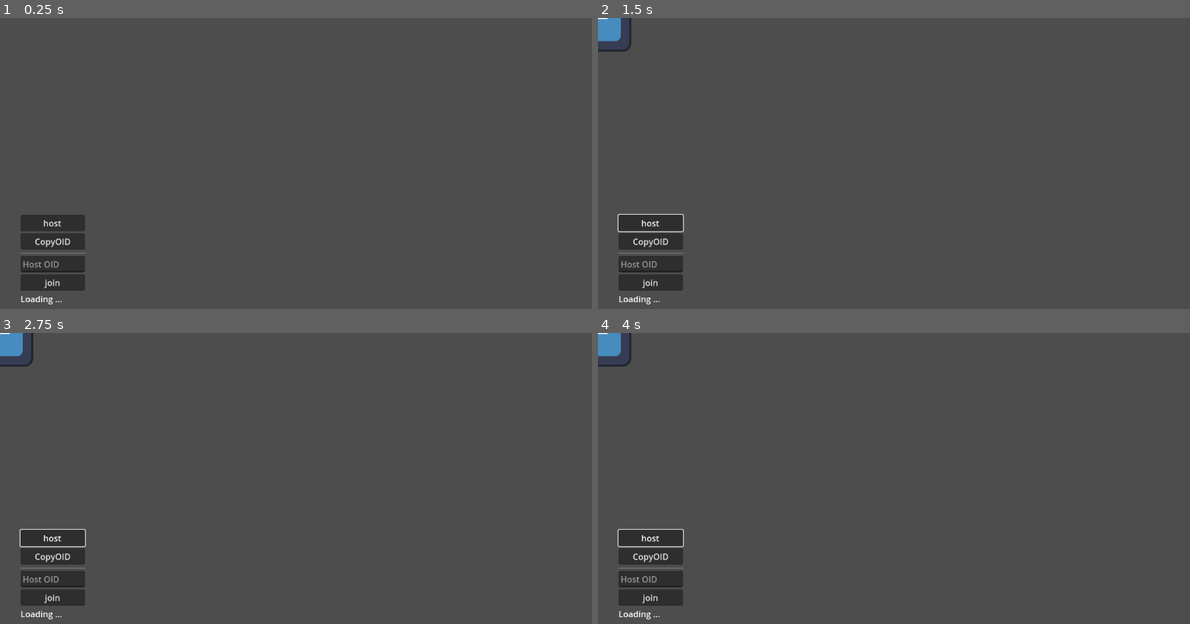
Above: before the commit, frames 1-4 (two rows, left to right).
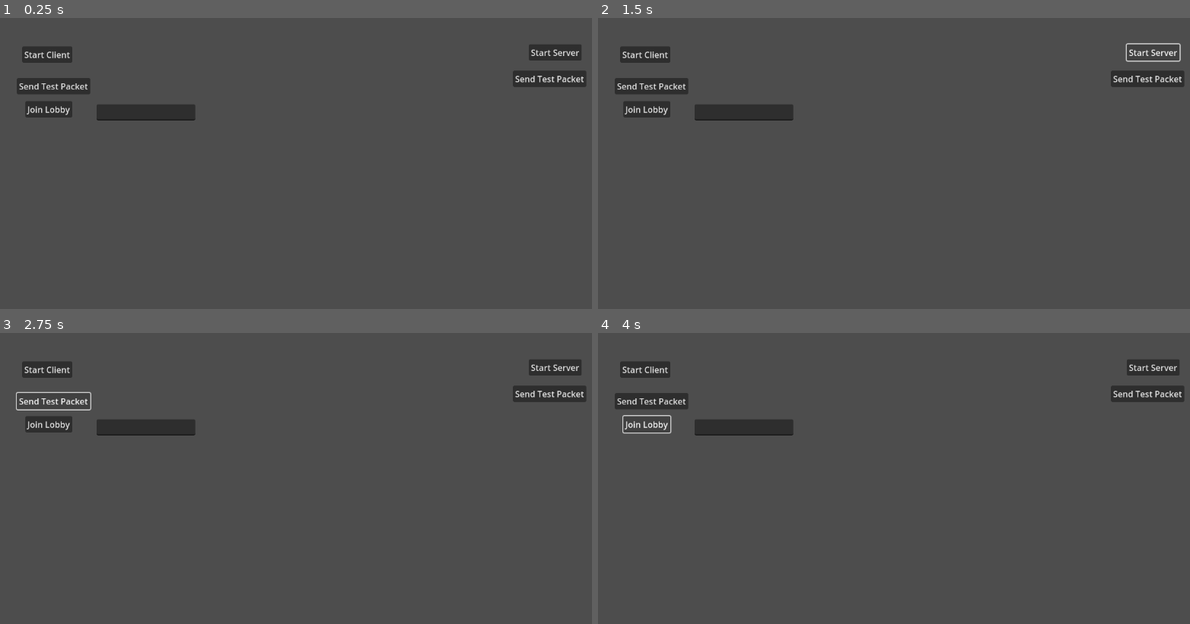
Above: after the commit, the same moments.

Repository: williamsokol/godot-webrtc-lobby-demo
Game: Godot game, scene res://control.tscn
The game is run twice, just before and just after one commit, with the same random seed, the same clock (stepped at 60 frames per second) and the same inputs. Before the commit the project starts from res://multiplayer_test.tscn. The engine's default icon, where the game draws it, is replaced by a stand-in: a white triangle on a blue panel in a dark square.
Inputs (mouse positions are in pixels of both pictures, inside the frame that each line leads up to):
- Up to frame 1 (0.25 s): no input
- Up to frame 2 (1.5 s): click (651, 221) at 0.5 s, where only the run before the commit has a clickable "host"; click (1154, 52) at 1.25 s, where only the run after the commit has a clickable "Start Server"
- Up to frame 3 (2.75 s): click (53, 399) at 2 s, where only the run after the commit has a clickable "Send Test Packet"
- Up to frame 4 (4 s): click (1148, 394) at 2.75 s, where only the run after the commit has a clickable "Send Test Packet"; click (645, 423) at 3.5 s, where only the run after the commit has a clickable "Join Lobby"

The runs differ from the first frame. In frame 1, 5.8% of the frame differs, in the area x 2-99%, y 9-99%; in frame 2, 6.0%; in frame 3, 5.9%; in frame 4, 6.1%, in the area x 0-99%, y 0-99%.

Commit message:
made webrtc system

Diff:
--- /dev/null
+++ b/Client.gd
@@ -0,0 +1,160 @@
+extends Node
+
+enum Message{
+	id,
+	join,
+	userConnected,
+	userDisconnected,
+	lobby,
+	candidate,
+	offer,
+	answer,
+	checkIn
+}
+
+var peer = WebSocketMultiplayerPeer.new()
+var id = 0
+var rtcPeer:WebRTCMultiplayerPeer = WebRTCMultiplayerPeer.new()
+var hostId:int
+var lobbyValue = ""
+# Called when the node enters the scene tree for the first time.
+func _ready() -> void:
+	multiplayer.connected_to_server.connect(RTCServerConnected)
+	multiplayer.peer_connected.connect(RTCPeerConnected)
+	multiplayer.peer_disconnected.connect(RTCPeerDisonnected)
+	pass # Replace with function body.
+func RTCServerConnected():
+	print("RTC server connected")
+func RTCPeerConnected(id):
+	print("RTC peer connected " + str(id))
+func RTCPeerDisonnected(id):
+	print("RTC peer disconnected " + str(id))
+
+# Called every frame. 'delta' is the elapsed time since the previous frame.
+func _process(delta: float) -> void:
+	peer.poll()
+	if peer.get_available_packet_count() > 0:
+		var packet = peer.get_packet()
+		if packet != null:
+			var dataString = packet.get_string_from_utf8()
+			var data = JSON.parse_string(dataString)
+			print(data)
+			if data.message == Message.id:
+				id = data.id
+				connected(id)
+				print("My id is: " + str(id))
+
+			if data.message == Message.userConnected:
+				#GameManager.Players[data.id] = data.player
+				createPeer(data.id)
+
+			if data.message == Message.lobby:
+				hostId = data.host
+				lobbyValue = data.lobbyValue
+				GameManager.Players = JSON.parse_string(data.players)
+
+			if data.message == Message.candidate:
+				if rtcPeer.has_peer(data.orgPeer):
+					print("Got candidate " + str(data.orgPeer) + "my id is " + str(self.id))
+					rtcPeer.get_peer(data.orgPeer).connection.add_ice_candidate(data.mid, int(data.index), data.sdp)
+			if data.message == Message.offer:
+				if rtcPeer.has_peer(data.orgPeer):
+					rtcPeer.get_peer(data.orgPeer).connection.set_remote_description("offer", data.data)
+			if data.message == Message.answer:
+				if rtcPeer.has_peer(data.orgPeer):
+					rtcPeer.get_peer(data.orgPeer).connection.set_remote_description("answer", data.data)
+
+func connected(id):
+	rtcPeer.create_mesh(id)
+	multiplayer.multiplayer_peer = rtcPeer
+
+# webrtc connection stuff
+func createPeer(id):
+	if id != self.id:
+		var peer:WebRTCPeerConnection = WebRTCPeerConnection.new()
+		peer.initialize({
+			"iceServers" : [{"urls": ["stun:stun.l.google.com:19302"]}]
+		})
+		print("binding id: " + str(id) + "my id is: " + str(self.id))
+
+		peer.session_description_created.connect(self.offerCreated.bind(id))
+		peer.ice_candidate_created.connect(self.iceCandidateCreated.bind(id))
+		rtcPeer.add_peer(peer, id)
+
+		if id < rtcPeer.get_unique_id():
+			peer.create_offer()
+
+	pass
+func offerCreated(type, data, id):
+	if not rtcPeer.has_peer(id):
+		return
+
+	rtcPeer.get_peer(id).connection.set_local_description(type, data)
+	if type == "offer":
+		sendOffer(id, data)
+	else:
+		sendAnswer(id, data)
+
+func sendOffer(id, data):
+	var message = {
+		"peer" : id,
+		"orgPeer" : self.id,
+		"message" : Message.offer,
+		"data" : data,
+		"Lobby" : lobbyValue
+	}
+	peer.put_packet(JSON.stringify(message).to_utf8_buffer())
+func sendAnswer(id, data):
+	var message = {
+		"peer" : id,
+		"orgPeer" : self.id,
+		"message" : Message.answer,
+		"data" : data,
+		"Lobby" : lobbyValue
+	}
+	peer.put_packet(JSON.stringify(message).to_utf8_buffer())
+
+func iceCandidateCreated(midName, indexName, sdpName, id):
+	var message = {
+		"peer" : id,
+		"orgPeer" : self.id,
+		"message" : Message.candidate,
+		"mid" : midName,
+		"index" : indexName,
+		"sdp" : sdpName,
+		"Lobby" : lobbyValue
+	}
+	peer.put_packet(JSON.stringify(message).to_utf8_buffer())
+	pass
+
+func connectToServer(ip):
+	var resp = peer.create_client("ws://159.54.178.76:8915")
+	if resp == OK:
+		print("Client created successfully")
+	else:
+		print("Error creating client: ", resp)
+	print("started client")
+
+
+
+func _on_start_client_button_down() -> void:
+	connectToServer("")
+	pass # Replace with function body.
+
+
+func _on_button_button_down() -> void:
+	ping.rpc()
+	pass # Replace with function body.
+@rpc("any_peer")
+func ping():
+	print("ping from " + str(multiplayer.get_remote_sender_id()))
+
+func _on_join_lobby_button_down() -> void:
+	var message = {
+		"id" : id,
+		"message" : Message.lobby,
+		"name" : "",
+		"lobbyValue" : $LineEdit.text
+	}
+	peer.put_packet(JSON.stringify(message).to_utf8_buffer())
+	pass # Replace with function body.
--- /dev/null
+++ b/GameManager.gd
@@ -0,0 +1,12 @@
+extends Node
+
+var Players = {}
+
+# Called when the node enters the scene tree for the first time.
+func _ready() -> void:
+	pass # Replace with function body.
+
+
+# Called every frame. 'delta' is the elapsed time since the previous frame.
+func _process(delta: float) -> void:
+	pass
--- /dev/null
+++ b/Lobby.gd
@@ -0,0 +1,15 @@
+extends RefCounted
+class_name Lobby
+
+var HostID:int
+var Players:Dictionary
+func _init(id) -> void:
+	HostID = id
+
+func AddPlayer(id, name):
+	Players[id] = {
+		"name" : name,
+		"id" : id,
+		"index" : Players.size() + 1
+	}
+	return Players[id]
--- /dev/null
+++ b/Server.gd
@@ -0,0 +1,125 @@
+extends Node
+
+enum Message{
+	id,
+	join,
+	userConnected,
+	userDisconnected,
+	lobby,
+	candidate,
+	offer,
+	answer,
+	checkIn
+}
+var peer = WebSocketMultiplayerPeer.new()
+var users = {}
+var lobbies = {}
+
+var Characters = "abcdefghijklmnopqrstuvwxyzABCDEFGHIJKLMNOPQRSTUVWXYZ0123456789"
+@export var hostPort = 8915
+# Called when the node enters the scene tree for the first time.
+func _ready() -> void:
+	if "--server" in OS.get_cmdline_args():
+		print("hosting on " + str(hostPort))
+		peer.create_server(hostPort)
+
+	peer.connect("peer_connected", peer_connected)
+	peer.connect("peer_disconnected", peer_disconnected)
+	pass # Replace with function body.
+
+
+# Called every frame. 'delta' is the elapsed time since the previous frame.
+func _process(delta: float) -> void:
+	peer.poll()
+	if peer.get_available_packet_count() > 0:
+		var packet = peer.get_packet()
+		if packet != null:
+			var dataString = packet.get_string_from_utf8()
+			var data = JSON.parse_string(dataString)
+			print(data)
+
+			if data.message == Message.lobby:
+				JoinLobby(data)
+			if data.message == Message.offer || data.message == Message.answer || data.message == Message.candidate:
+				print("source id is " + str(data.orgPeer))
+				sendToPlayer(data.peer,data)
+	pass
+
+func peer_connected(id):
+	print("Peer connected " + str(id))
+	users[id] = {
+		"id" : id,
+		"message" : Message.id
+	}
+	peer.get_peer(id).put_packet(JSON.stringify(users[id]).to_utf8_buffer())
+	pass
+func peer_disconnected(id):
+	pass
+
+func JoinLobby(user):
+	var result = ""
+	if user.lobbyValue == "":
+		user.lobbyValue = generateRandomString()
+		lobbies[user.lobbyValue] = Lobby.new(user.id)
+		print(user.lobbyValue)
+	var player = lobbies[user.lobbyValue].AddPlayer(user.id, user.name)
+
+	for p in lobbies[user.lobbyValue].Players:
+
+		var data = {
+			"message" : Message.userConnected,
+			"id" : user.id,
+		}
+		sendToPlayer(p, data)
+		var data2 = {
+			"message" : Message.userConnected,
+			"id" : p,
+		}
+		sendToPlayer(user.id, data2)
+
+		var lobbyInfo = {
+			"message" : Message.lobby,
+			"players" : JSON.stringify(lobbies[user.lobbyValue].Players),
+			"host" : lobbies[user.lobbyValue].HostID,
+			"lobbyValue" : user.lobbyValue,
+		}
+		sendToPlayer(p,lobbyInfo)
+
+	var data = {
+		"message" : Message.userConnected,
+		"id" : user.id,
+		"host" : lobbies[user.lobbyValue].HostID,
+		"player" : lobbies[user.lobbyValue].Players[user.id],
+		"lobbyValue" : user.lobbyValue
+	}
+	sendToPlayer(user.id,data)
+
+func sendToPlayer(userId,data):
+	peer.get_peer(userId).put_packet(JSON.stringify(data).to_utf8_buffer())
+
+
+func generateRandomString():
+	var result = ""
+	for i in range(32):
+		var index = randi() % Characters.length()
+		result += Characters[index]
+	return result
+
+func startServer():
+	peer.create_server(8915)
+	print("started Server")
+
+
+
+func _on_start_server_button_down() -> void:
+	startServer()
+	pass # Replace with function body.
+
+
+func _on_button_2_button_down() -> void:
+	var message = {
+		"message" : Message.id,
+		"data" : "test from server"
+	}
+	peer.put_packet(JSON.stringify(message).to_utf8_buffer())
+	pass # Replace with function body.
--- /dev/null
+++ b/control.tscn
@@ -0,0 +1,70 @@
+[gd_scene load_steps=3 format=3 uid="uid://cdlqs7oran8i5"]
+
+[ext_resource type="Script" uid="uid://l3grb1t3dou8" path="res://Client.gd" id="1_62e2m"]
+[ext_resource type="Script" uid="uid://4i6kwepg8ndd" path="res://Server.gd" id="2_qtu10"]
+
+[node name="Control" type="Control"]
+layout_mode = 3
+anchors_preset = 15
+anchor_right = 1.0
+anchor_bottom = 1.0
+grow_horizontal = 2
+grow_vertical = 2
+
+[node name="Client" type="Node" parent="."]
+script = ExtResource("1_62e2m")
+
+[node name="LineEdit" type="LineEdit" parent="Client"]
+offset_left = 183.0
+offset_top = 164.0
+offset_right = 370.0
+offset_bottom = 195.0
+
+[node name="Server" type="Node" parent="."]
+script = ExtResource("2_qtu10")
+
+[node name="StartClient" type="Button" parent="."]
+layout_mode = 0
+offset_left = 42.0
+offset_top = 54.0
+offset_right = 137.0
+offset_bottom = 85.0
+text = "Start Client"
+
+[node name="StartServer" type="Button" parent="."]
+layout_mode = 0
+offset_left = 1002.0
+offset_top = 50.0
+offset_right = 1102.0
+offset_bottom = 81.0
+text = "Start Server"
+
+[node name="Button" type="Button" parent="."]
+layout_mode = 0
+offset_left = 32.0
+offset_top = 114.0
+offset_right = 171.0
+offset_bottom = 145.0
+text = "Send Test Packet"
+
+[node name="Button2" type="Button" parent="."]
+layout_mode = 0
+offset_left = 972.0
+offset_top = 100.0
+offset_right = 1111.0
+offset_bottom = 131.0
+text = "Send Test Packet"
+
+[node name="JoinLobby" type="Button" parent="."]
+layout_mode = 0
+offset_left = 48.0
+offset_top = 158.0
+offset_right = 137.0
+offset_bottom = 189.0
+text = "Join Lobby"
+
+[connection signal="button_down" from="StartClient" to="Client" method="_on_start_client_button_down"]
+[connection signal="button_down" from="StartServer" to="Server" method="_on_start_server_button_down"]
+[connection signal="button_down" from="Button" to="Client" method="_on_button_button_down"]
+[connection signal="button_down" from="Button2" to="Server" method="_on_button_2_button_down"]
+[connection signal="button_down" from="JoinLobby" to="Client" method="_on_join_lobby_button_down"]
--- a/project.godot
+++ b/project.godot
@@ -11,7 +11,7 @@
 [application]
 
 config/name="Testing"
-run/main_scene="uid://c3uoysna4cbrr"
+run/main_scene="uid://cdlqs7oran8i5"
 config/features=PackedStringArray("4.4", "GL Compatibility")
 config/icon="res://icon.svg"
 
@@ -20,6 +20,7 @@
 Multiplayer="*res://multiplayer.gd"
 Noray="*res://addons/netfox.noray/noray.gd"
 PacketHandshake="*res://addons/netfox.noray/packet-handshake.gd"
+GameManager="*res://GameManager.gd"
 
 [editor_plugins]
 
Not shown, added: Client.gd.uid
Not shown, added: GameManager.gd.uid
Not shown, added: Lobby.gd.uid
Not shown, added: Server.gd.uid
Not shown, added: export_presets.cfg
Not shown, added: webrtc/webrtc.gdextension.uid
Not shown, added: webrtc/LICENSE.libdatachannel
Not shown, added: webrtc/LICENSE.libjuice
Not shown, added: webrtc/LICENSE.libsrtp
Not shown, added: webrtc/LICENSE.mbedtls
Not shown, added: webrtc/LICENSE.plog
Not shown, added: webrtc/LICENSE.usrsctp
(and 27 more such lines)
